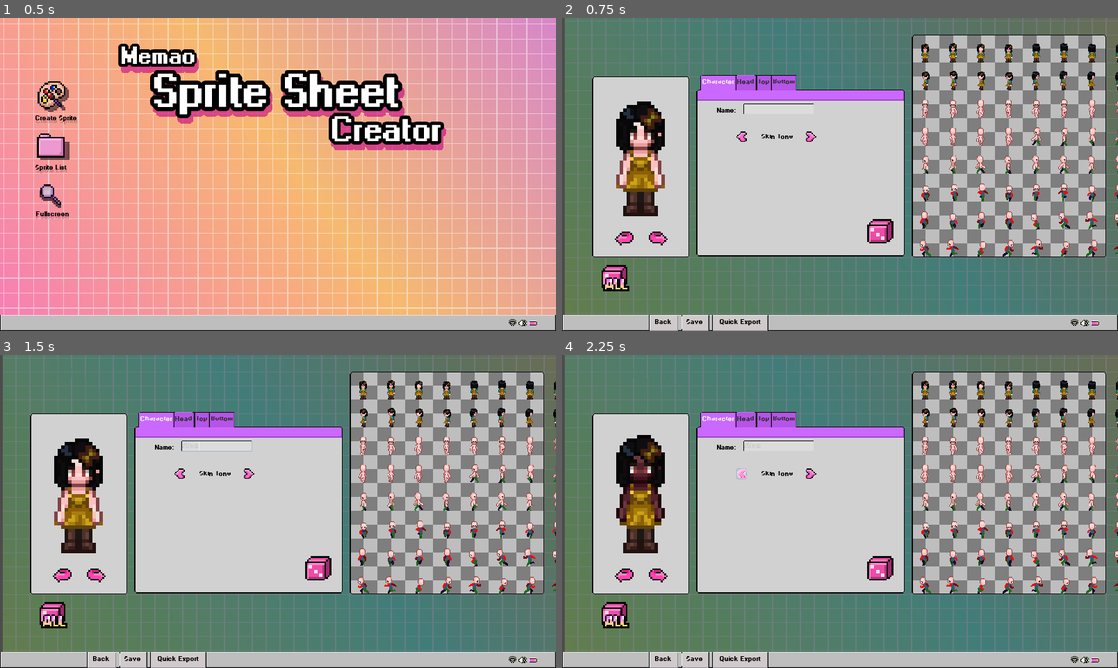
Above: before the commit, frames 1-4 (two rows, left to right).
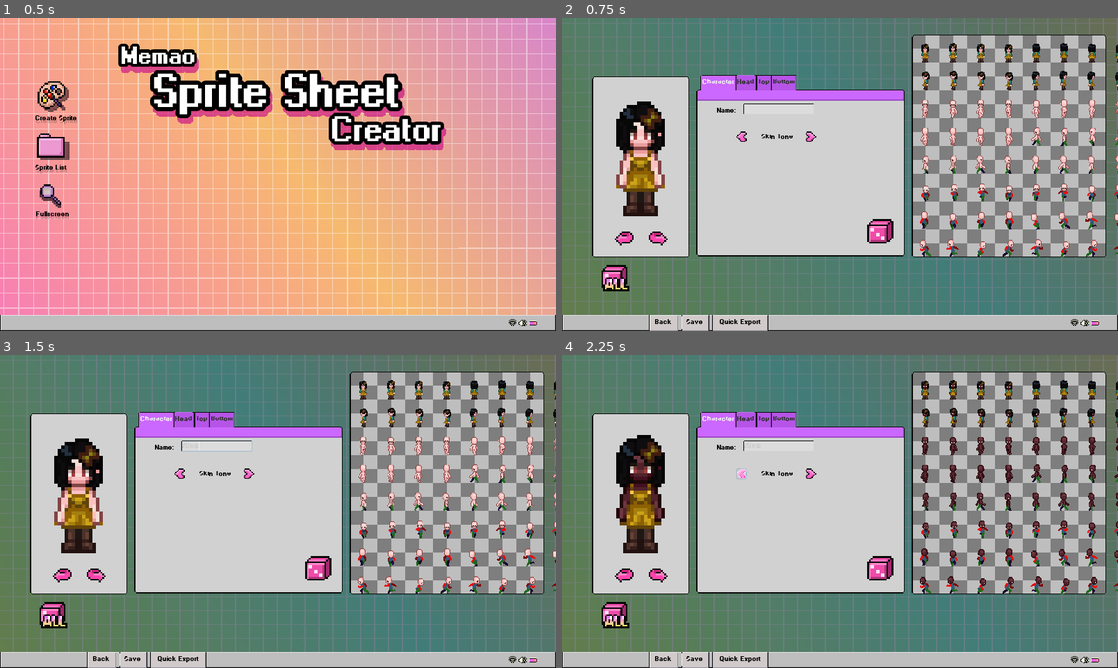
Above: after the commit, the same moments.

Repository: Sleeping-Robot-Games/Sprite-Generator
Game: Godot game, scene res://Scenes/Menu.tscn
Two runs of this game, one before a commit and one after it. Both use one fixed random seed, a clock stepped at 60 frames per second and the inputs below.
Inputs (mouse positions are in pixels of both pictures, inside the frame that each line leads up to):
- Up to frame 1 (0.5 s): no input
- Up to frame 2 (0.75 s): click (612, 96) at 0.5 s
- Up to frame 3 (1.5 s): click (216, 445) at 1.27 s; type "Alex" at 1.35 s
- Up to frame 4 (2.25 s): click (739, 473) at 2 s

Frame 1 is identical in both runs. In frame 2, 10% of the frame differs, in the area x 0-100%, y 0-95%; in frame 3, 10%; in frame 4, 12%.

Commit message:
Fix export and apply palette to export

Diff:
--- a/Scenes/SpriteCreate.tscn
+++ b/Scenes/SpriteCreate.tscn
@@ -69,7 +69,7 @@
 
 [node name="BG" type="Sprite" parent="."]
 self_modulate = Color( 0.54902, 0.521569, 0.615686, 1 )
-position = Vector2( -414, 71 )
+position = Vector2( -419, 74 )
 scale = Vector2( 1.5, 1.5 )
 texture = ExtResource( 7 )
 offset = Vector2( 599, 148 )
--- a/Scripts/PlayerSprites.gd
+++ b/Scripts/PlayerSprites.gd
@@ -13,7 +13,7 @@
 	sprite_direction = _direction
 
 func _ready():
-	# Load your Z-index library once this node is ready
+	# Load the Z-index library once this node is on the tree
 	z_index_library = load_json("res://Resources/JSON/z_index_player_library.json")
 
 	# For each sprite (child) in SpriteHolder, set frames & tile counts
@@ -22,11 +22,10 @@
 		sprite.vframes = vframes
 		sprite.hframes = hframes
 
-	# Reorder them based on the direction
+	# Update Z-Index them based on the direction
 	set_node_indices(sprite_direction)
 
 func create_character(state: Dictionary):
-	# TODO: Apply palette
 	var sprite_state = state.sprite_state
 	var palette_state = state.palette_state
 
@@ -36,11 +35,14 @@
 			var sprite = get_node("SpriteHolder/" + sprite_name)
 			if sprite:
 				sprite.set_texture(load(texture_path))
+				var palette_name = g.get_palette_name_from_sprite(sprite)
+				if palette_name in palette_state:
+					var palette = load("res://Assets/Palettes/" + palette_name + "/palette.png")
+					var color_row = palette_state[palette_name]
+					var rows = palette.get_height()
+					g.set_sprite_color(sprite, palette, color_row, rows)
 			else:
 				print("⚠️WARNING: Sprite node ", sprite_name, " not found in SpriteHolder!")
-		else:
-			pass
-#			print("WARNING: Texture path not found for ", sprite_name)
 
 	# Ensure correct Z-index ordering
 	set_node_indices(sprite_direction)
--- a/Scripts/SpriteCreate.gd
+++ b/Scripts/SpriteCreate.gd
@@ -99,6 +99,8 @@
 	pass
 
 func update_sheet_preview():
+	for frame in $Preview.get_children():
+		frame.queue_free()
 	var state = {'sprite_state': sprite_state, 'palette_state': palette_sprite_state}
 	sprite_generator.create_spritesheet(state, $Preview)
 
--- a/Scripts/SpriteGenerator.gd
+++ b/Scripts/SpriteGenerator.gd
@@ -10,12 +10,11 @@
 export(int) var sheet_width = 384
 export(int) var sheet_height = 384
 
-# If you have fewer than 64 directions,
-# you can cycle them by indexing with [i % frame_directions.size()].
+# Cycle directions 4 frames at a time:
 var frame_directions = [
 	"front",
+	"back",
 	"left",
-	"back",
 	"right"
 ]
 
@@ -23,24 +22,23 @@
 	pass
 
 func create_spritesheet(state, parent = null):
-	var cell_width = float(sheet_width) / columns  # 384 / 8 = 48
-	var cell_height = float(sheet_height) / rows   # 384 / 8 = 48
+	var cell_width = float(sheet_width) / columns  # e.g. 384 / 8 = 48
+	var cell_height = float(sheet_height) / rows   # e.g. 384 / 8 = 48
 
 	# We want 64 frames total in an 8×8 arrangement
 	for i in range(rows * columns):
 		# Calculate which row and column this frame belongs to
-		var row = i / columns  # integer division
+		var row = int(i / columns)
 		var col = i % columns
 
-		# If you only have 4 directions but 64 frames:
-		# This will cycle directions: front, left, back, right, front, ...
-		var direction = frame_directions[i % frame_directions.size()]
+		# Determine direction in blocks of 4 frames:
+		var direction_index = int(i / 4) % frame_directions.size()
+		var direction = frame_directions[direction_index]
 
 		# Create the sprite scene
 		var frame_instance = PLAYER_SPRITES_SCENE.instance()
 
 		# Pass a unique frame index (i), the total vframes/hframes, and a direction
-		# The signature matches your PlayerSprites: init(_frame, _vframes, _hframes, _direction)
 		frame_instance.init(
 			i,            # unique frame index
 			rows,         # total vertical frames = 8
@@ -65,7 +63,6 @@
 
 func export_spritesheet():
 	show()
-
 	# Start a short timer to allow the viewport to render before capturing
 	$Timer.start()
 
Not shown, removed: Assets/.DS_Store
Not shown, removed: Assets/Palettes/.DS_Store
